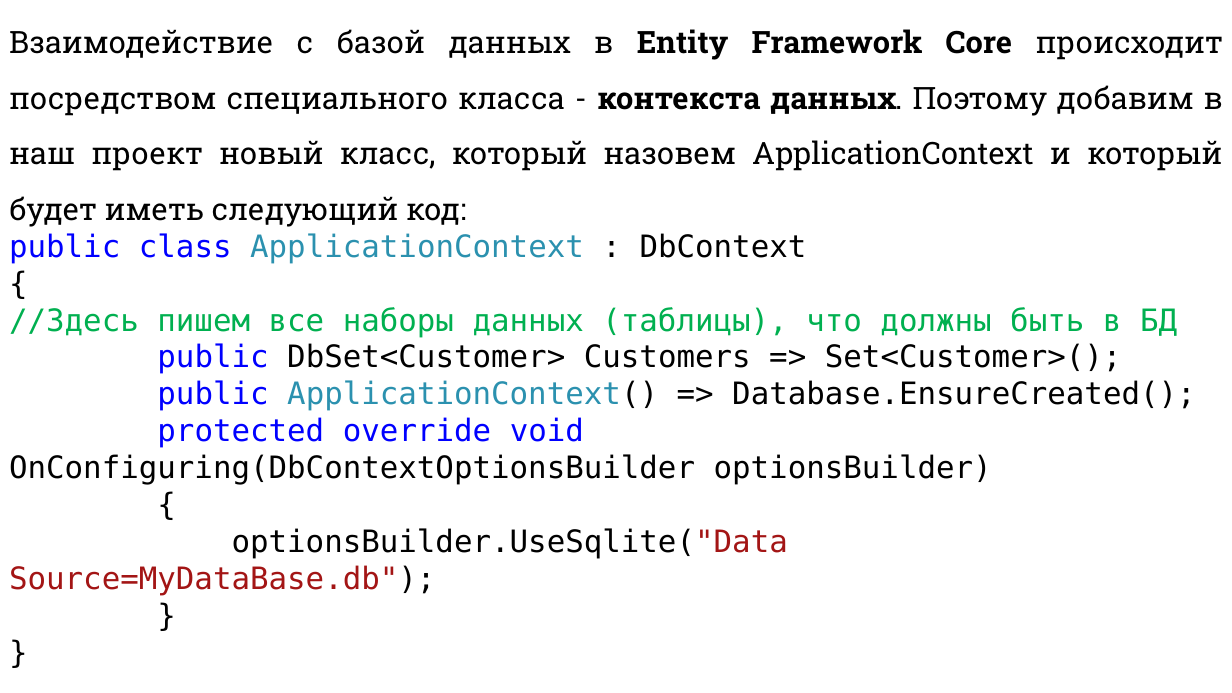
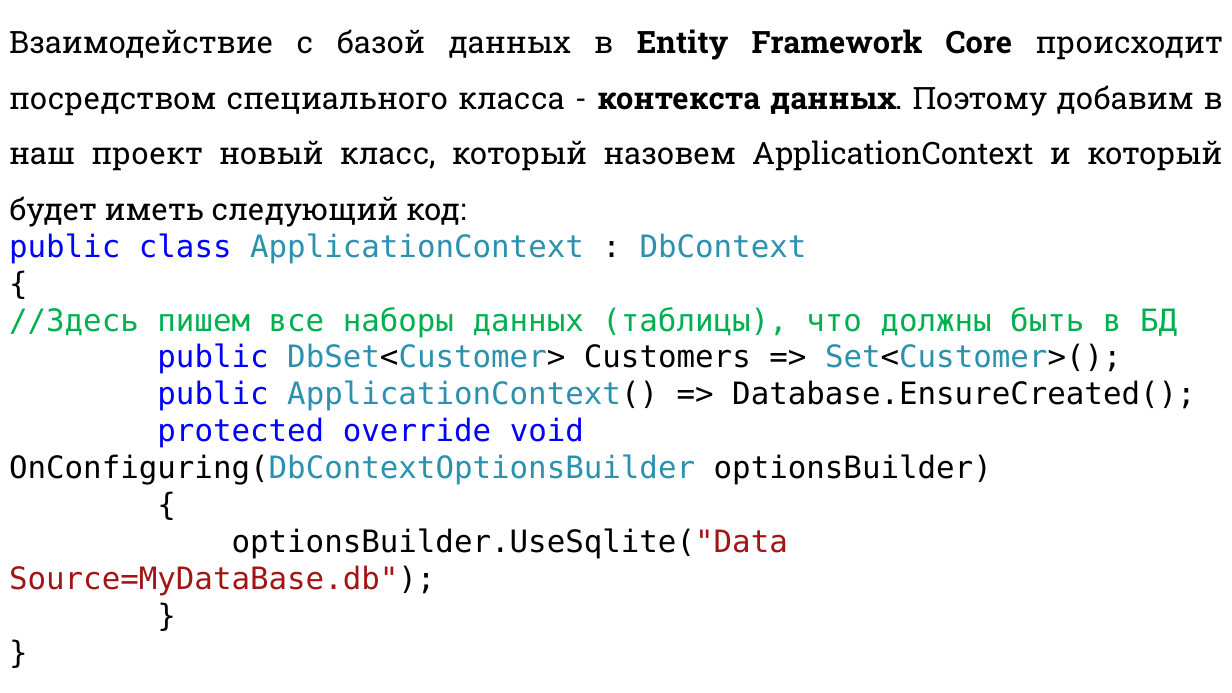
Before and after one commit to DaniilKlyukin/ITiP-3, a slide deck: slide 10 of Лекции/ИТиП 3 лек 8.pptx (slide 8 before the commit). Drawn at 1232x693 pixels with LibreOffice and Linux fonts; fonts in the diff are those of the drawing. Boxes give left, top, right and bottom in pixels: in the first picture for what was removed or moved away, otherwise in the second. Text is boxed around its words. In the diff, an @@ line names an element or a change of style, - is before the commit and + after.

```diff
--- a/Лекции/ИТиП 3 лек 8.pptx
+++ b/Лекции/ИТиП 3 лек 8.pptx
@@ text at [9,233,1122,485]: text colour #000000 to #2B91AF in "DbContext", "DbSet<Customer> Set<Customer>();", "OnConfiguring(DbContextOptionsBuilder" @@
```
Also in this commit, not shown: 5 other slides changed, 2 slides added, 3 other files.
